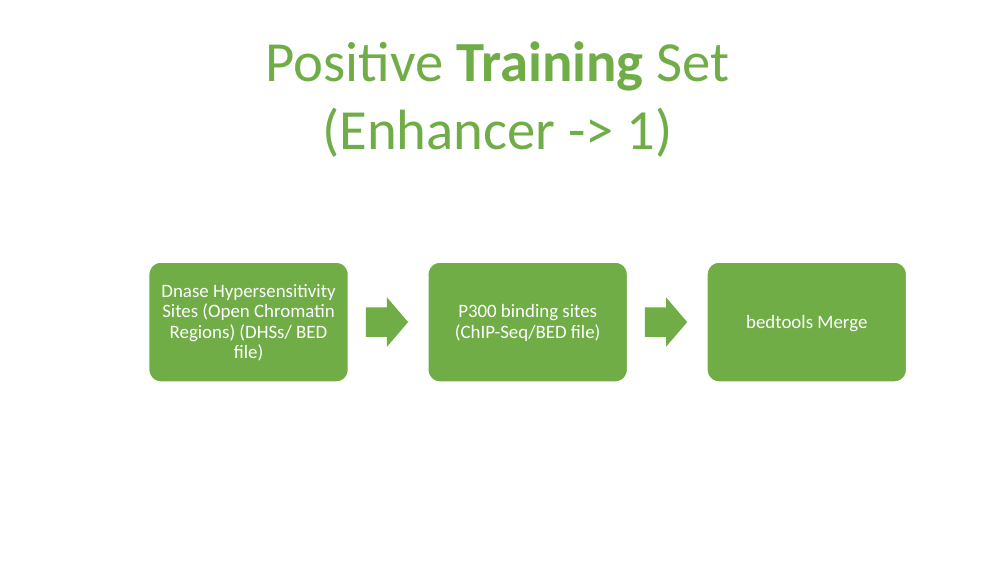
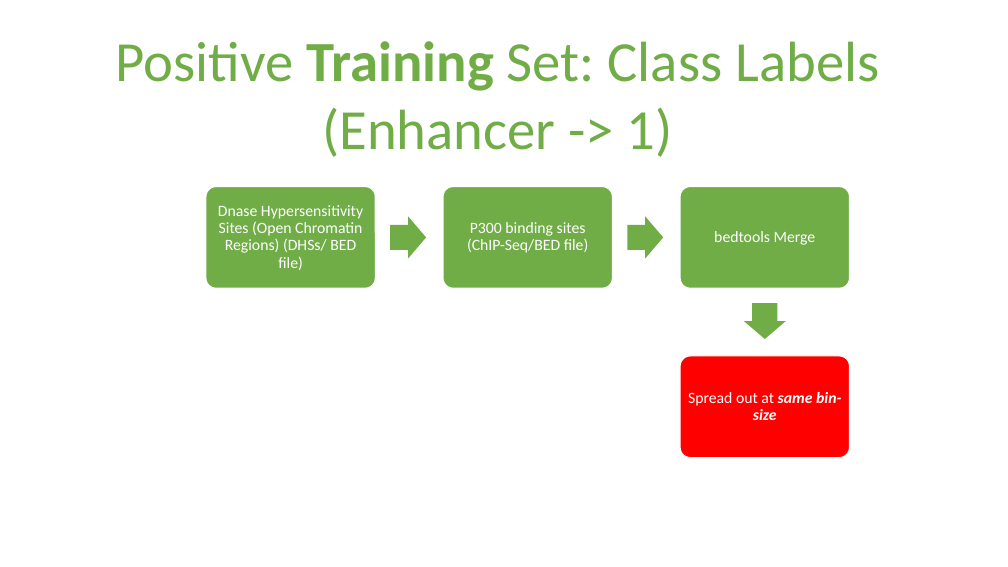
Before and after one commit to shauryajauhari/MachineLearning, a slide deck: slide 5 of Machine_Learning_Deep_Learning/data/Dataset_Preparation_EP_DL.pptx. Drawn at 1008x567 pixels with LibreOffice and Linux fonts; fonts in the diff are those of the drawing. Boxes give left, top, right and bottom in pixels: in the first picture for what was removed or moved away, otherwise in the second. Text is boxed around its words. In the diff, an @@ line names an element or a change of style, - is before the commit and + after.

```diff
--- a/Machine_Learning_Deep_Learning/data/Dataset_Preparation_EP_DL.pptx
+++ b/Machine_Learning_Deep_Learning/data/Dataset_Preparation_EP_DL.pptx
@@ text "Positive Training Set: Class Labels": place and size @@
-text "Positive Training Set: Class Labels" at bbox=[265, 41, 730, 157]
+text "Positive Training Set: Class Labels" at bbox=[116, 41, 879, 157]
@@ text at bbox=[116, 41, 879, 91]: text changed @@
-Positive Training Set
+Positive Training Set: Class Labels
@@ rounded rectangle: place and size @@
-rounded rectangle at bbox=[149, 262, 349, 382]
+rounded rectangle at bbox=[206, 187, 375, 288]
@@ text "Dnase Hypersensitivity Sites (Open Chromatin ...": place and size @@
-text "Dnase Hypersensitivity Sites (Open Chromatin ..." at bbox=[161, 284, 336, 361]
+text "Dnase Hypersensitivity Sites (Open Chromatin ..." at bbox=[218, 205, 363, 270]
@@ rounded rectangle: place and size @@
-rounded rectangle at bbox=[428, 262, 628, 382]
+rounded rectangle at bbox=[443, 187, 613, 288]
@@ text "P300 binding sites (ChIP-Seq/BED file)": place and size @@
-text "P300 binding sites (ChIP-Seq/BED file)" at bbox=[455, 304, 600, 341]
+text "P300 binding sites (ChIP-Seq/BED file)" at bbox=[467, 222, 589, 253]
@@ rounded rectangle: place and size @@
-rounded rectangle at bbox=[707, 262, 907, 382]
+rounded rectangle at bbox=[681, 187, 850, 288]
@@ size 18 to 15 pt; less space between paragraphs in 3 elements at bbox=[467, 222, 589, 253], bbox=[218, 205, 363, 270], bbox=[714, 231, 816, 245] @@
@@ text "bedtools Merge": place and size @@
-text "bedtools Merge" at bbox=[746, 315, 867, 331]
+text "bedtools Merge" at bbox=[714, 231, 816, 245]
@@ right arrow: place and size @@
-right arrow at bbox=[366, 297, 408, 346]
+right arrow at bbox=[390, 216, 426, 259]
@@ right arrow added at bbox=[628, 216, 663, 259], fill #70AD47 @@
@@ right arrow at bbox=[744, 304, 786, 339]: rotation 0 to 90 degrees @@
@@ rounded rectangle added at bbox=[681, 356, 850, 457], fill #FF0000, outline #FFFFFF 1 pt @@
@@ text added at bbox=[688, 392, 841, 420], 15 pt, text #FFFFFF, bold, italic @@
+Spread out at same bin-size
```
Also in this commit, not shown: 3 other slides changed, 2 other files.
